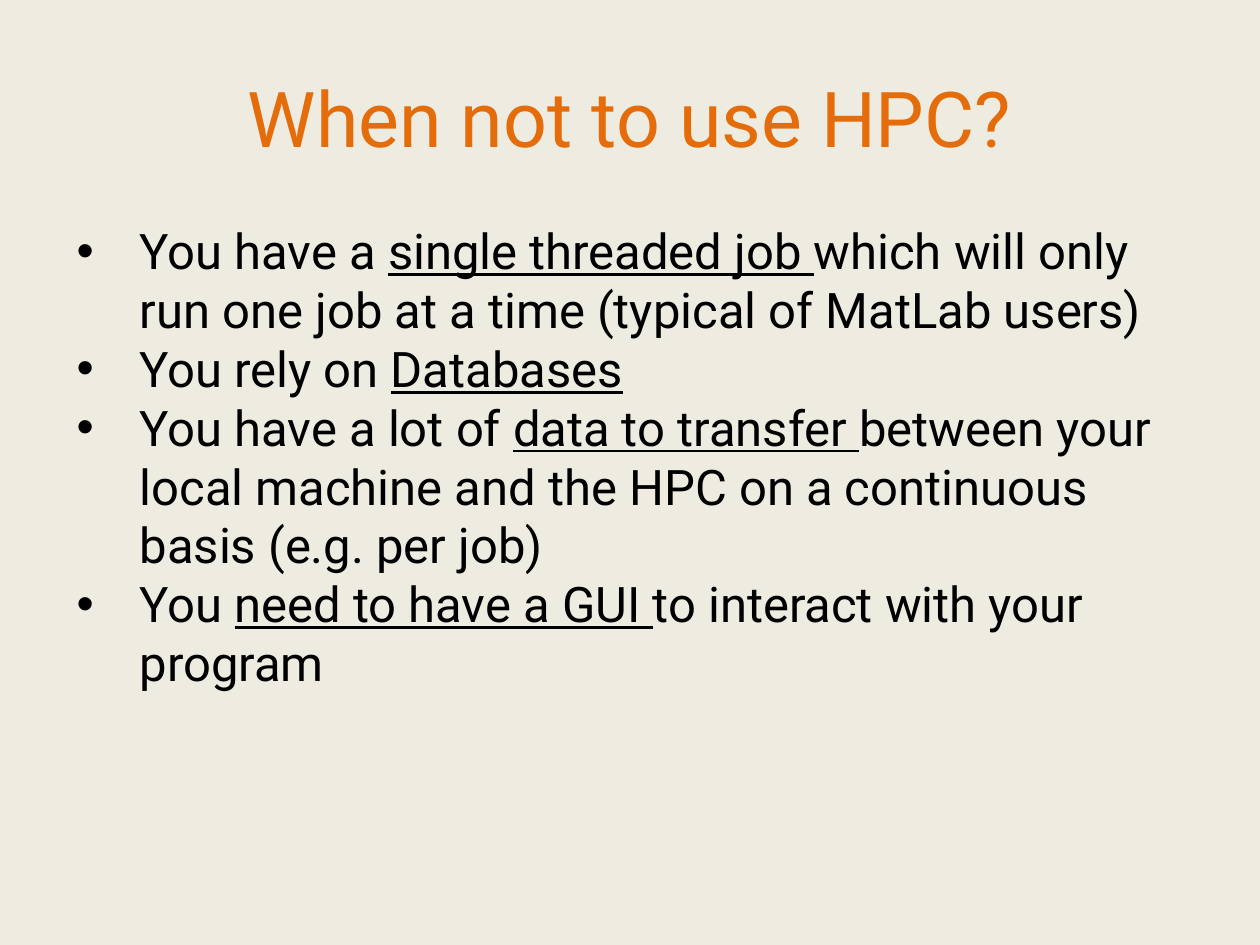
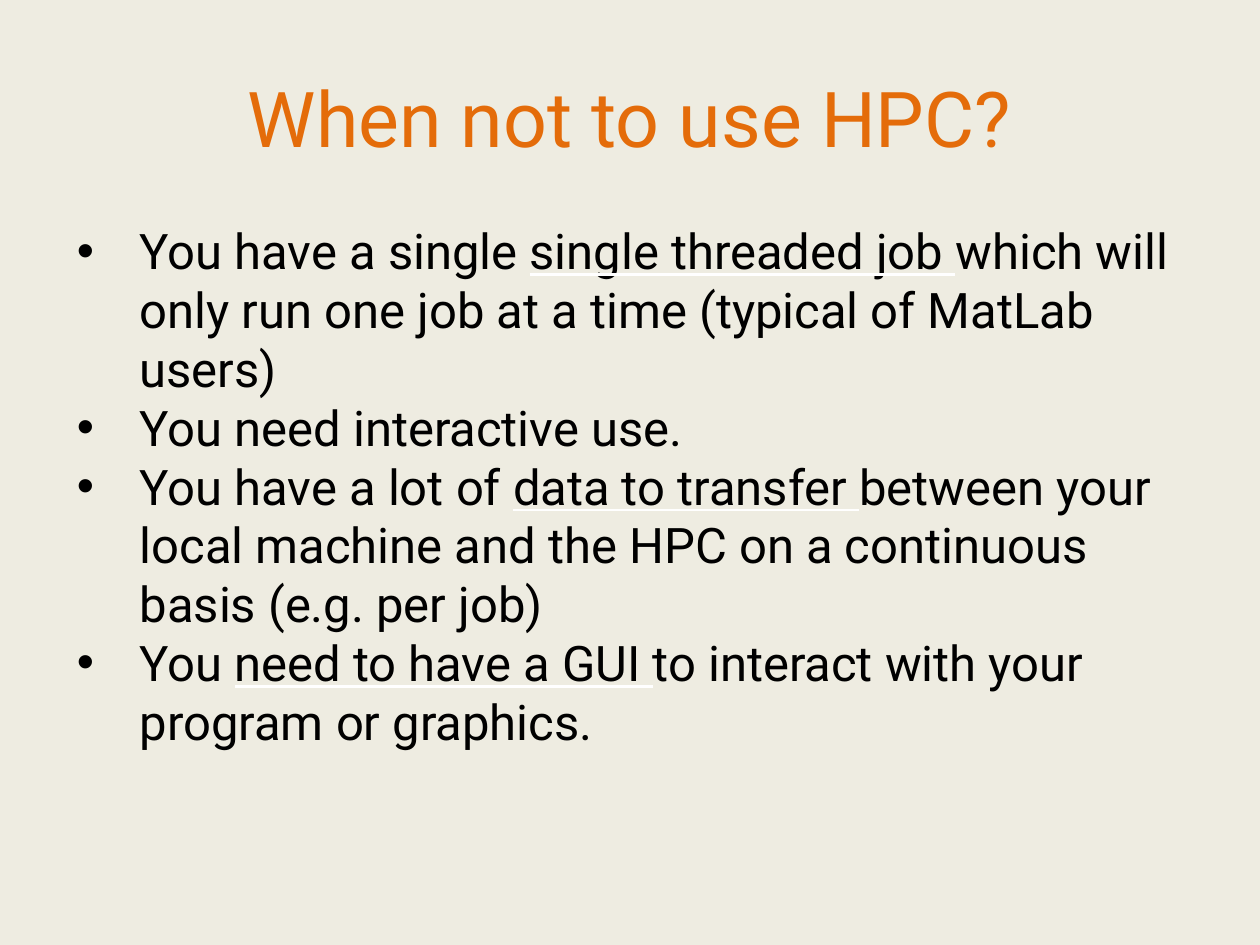
Before and after one commit to IntersectAustralia/TrainingMaterials, a slide deck: slide 5 of hpc1/03 HPC - Slides.pptx. Drawn at 1260x945 pixels with LibreOffice and Linux fonts; fonts in the diff are those of the drawing. Boxes give left, top, right and bottom in pixels: in the first picture for what was removed or moved away, otherwise in the second. Text is boxed around its words. In the diff, an @@ line names an element or a change of style, - is before the commit and + after.

```diff
--- a/hpc1/03 HPC - Slides.pptx
+++ b/hpc1/03 HPC - Slides.pptx
@@ text at box(140, 232, 1168, 447): text changed @@
-• You have a single threaded job which will only run one job at a time (typical of MatLab users)
-• You rely on Databases
+• You have a single single threaded job which will only run one job at a time (typical of MatLab users)
+• You need interactive use.
@@ text at box(140, 644, 1083, 751): text changed @@
-• You need to have a GUI to interact with your program
+• You need to have a GUI to interact with your program or graphics.
```
Also in this commit, not shown: 22 other slides changed, 6 slides removed, 5 other files.
